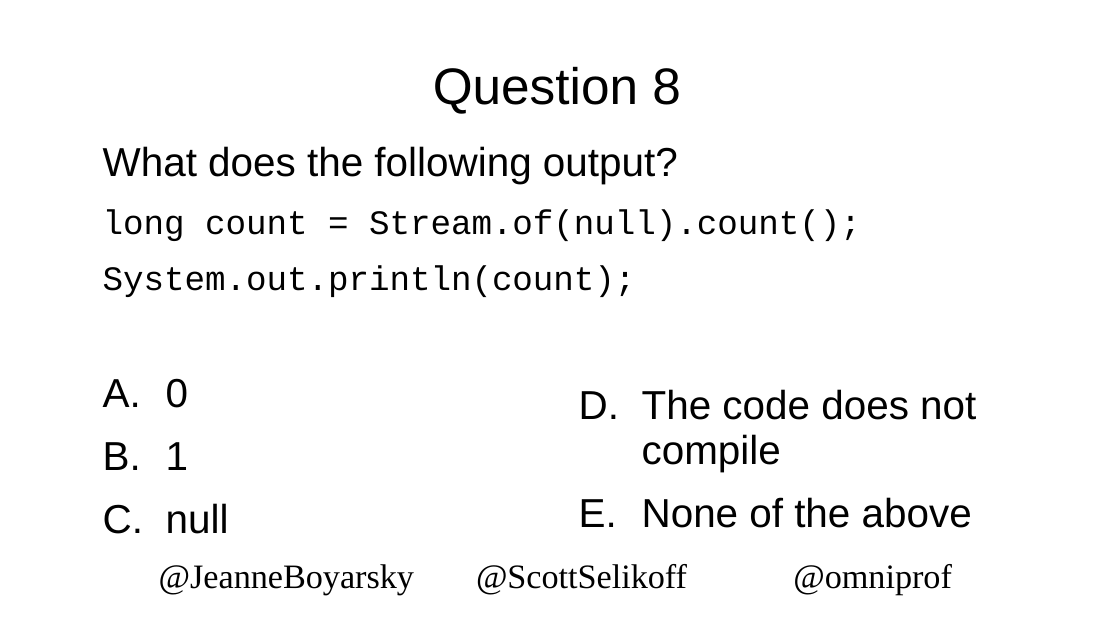
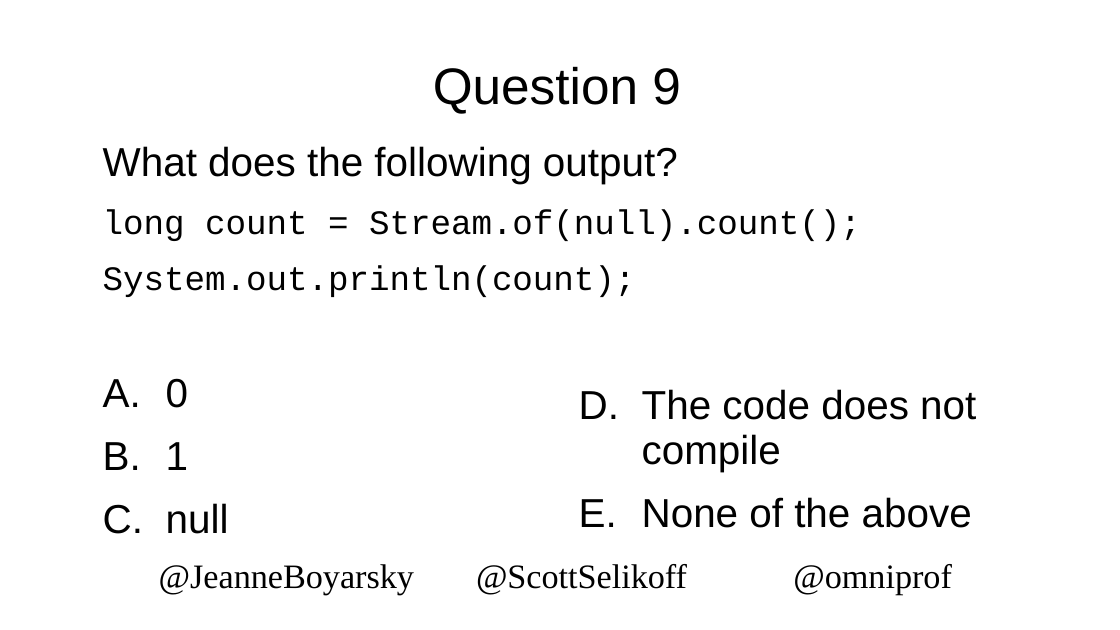
Before and after one commit to boyarsky/2019-oraclecodeone-cert-hol, a slide deck: slide 66 of 2019-OracleCodeOne-HOL.pptx. Drawn at 1120x630 pixels with LibreOffice and Linux fonts; fonts in the diff are those of the drawing; background and template pictures are left out. Boxes give left, top, right and bottom in pixels: in the first picture for what was removed or moved away, otherwise in the second. Text is boxed around its words. In the diff, an @@ line names an element or a change of style, - is before the commit and + after.

Commit message:
renumber (had two #8s)

```diff
--- a/2019-OracleCodeOne-HOL.pptx
+++ b/2019-OracleCodeOne-HOL.pptx
@@ title at [433, 66, 681, 114]: text changed @@
-Question 8
+Question 9
```
